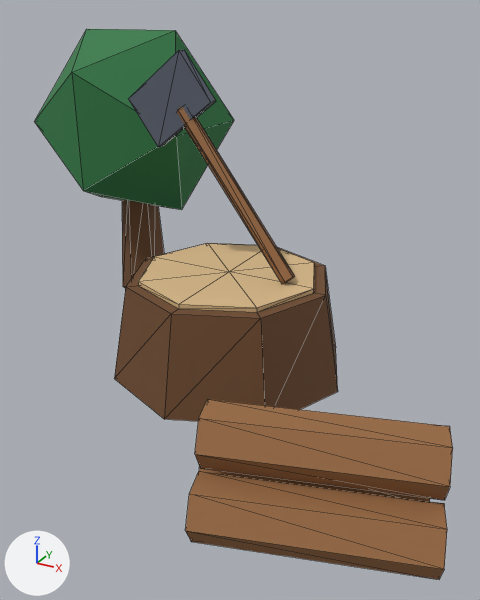
One commit to the glTF model models/woodcutter.glb: the scene before it, then after it.
Before and after are seen from a 50 mm camera at (0.203, -0.355, 0.227) aimed at (0.016, -0.015, 0.057). Arrows for +X, +Y and +Z are at lower left; the lights stay in place. The picture after the commit comes second. Mesh edges are drawn as thin lines. Vertices at exactly the same position are counted once.

The first picture shows 'woodcutter'.
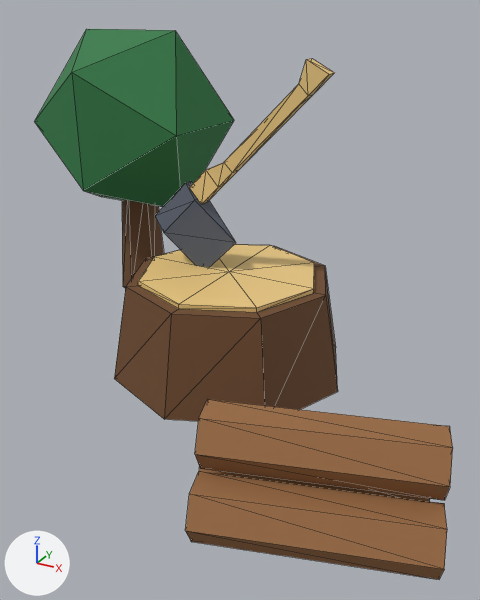
Boxes (x1, y1, x2, y2) around the edits, measured in the pictures (480 x 600 px):
part 1 of me_woodcutter, rebuilt (24% wider, 18% shorter)
    before: (177, 107, 294, 284)
    after: (189, 59, 334, 204)
part 2 of me_woodcutter, deleted
    before: (128, 50, 216, 147)
part 3 of me_woodcutter, built on
    before: (114, 272, 228, 419)
    after: (114, 181, 236, 419)
part 4 of me_woodcutter, recoloured
    both: (138, 244, 314, 312)
part 5 of me_woodcutter, recoloured
    both: (138, 244, 314, 312)

What changed in the scene script:
```text
Add mat_material_001:
    mat_material_001 = bpy.data.materials.new('Material.001')
    # nodes: BsdfPrincipled, Mix, OutputMaterial, VertexColor
    # colours: beige #edcb83, mixed with the vertex colours
Change me_woodcutter:
    used by ob_woodcutter; location = (0.0, 0.0, 0.0)
    remove me_woodcutter.from_pydata(...)  # 127 vertices, 212 faces; spans x -0.203..0.177, y -0.167..0.153, z 0.0..0.212
    add me_woodcutter.from_pydata(...)  # 133 vertices, 232 faces; spans x -0.203..0.177, y -0.167..0.153, z 0.0..0.212
    me_woodcutter part 1: the loose piece of 12 vertices spanning x -0.037..0.047, y -0.005..0.004, z 0.067..0.173 is rebuilt with 20 vertices and now spans x -0.027..0.065, y -0.004..0.004, z 0.112..0.201, in mat_material_001
    me_woodcutter part 2: the loose piece of 8 vertices spanning x -0.072..-0.01, y -0.003..0.003, z 0.145..0.204 is deleted
    me_woodcutter part 3
    4 vertices are removed from x 0.0, y -0.08..-0.06, z 0.0..0.068
    8 faces are deleted
    10 vertices are added at x -0.056..0.005, y -0.007..0.007, z 0.063..0.124
    21 new faces join them, mat_placeholder
    3 new faces join them, mat_material_001
    me_woodcutter part 4: 21 kept faces spanning x -0.06..0.06, y -0.06..0.06, z 0.065..0.068 get new vertex colours; the middle colour goes from beige #d8b888 to white #ffffff
    me_woodcutter part 5: 21 faces spanning x -0.06..0.06, y -0.06..0.06, z 0.065..0.068 switch from mat_placeholder to mat_material_001
```
